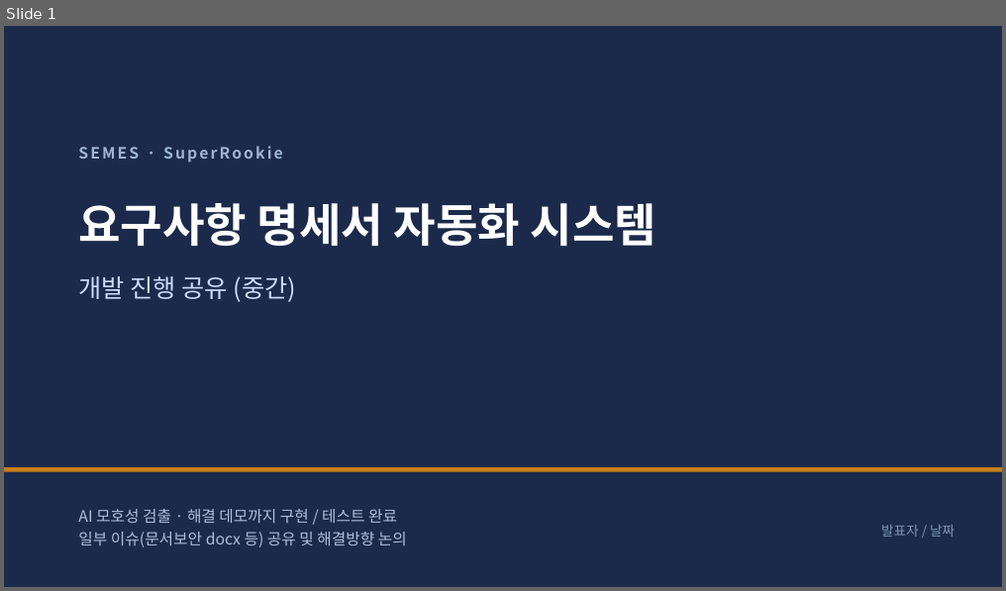
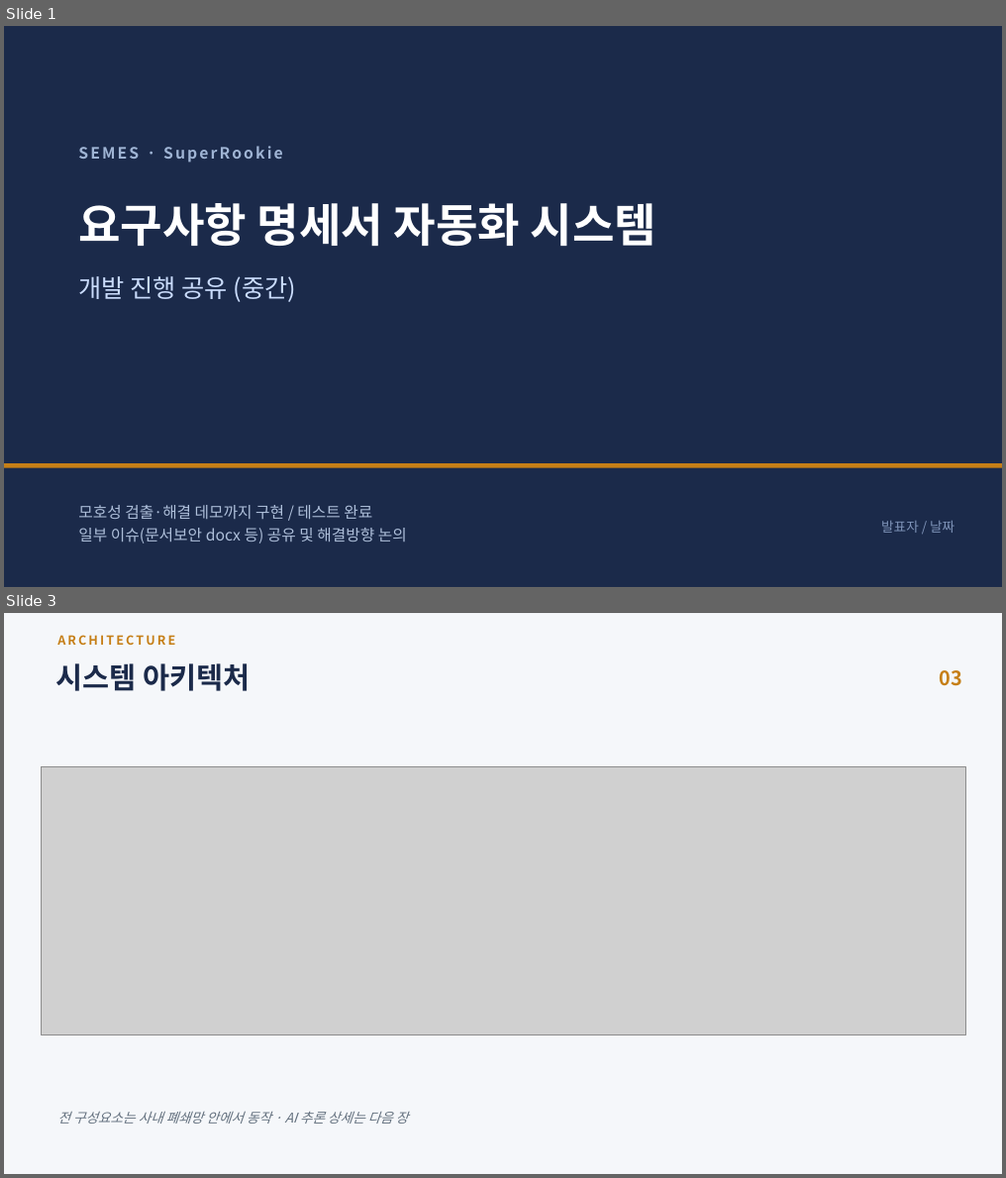
Before and after one commit to jihunhan98/semes-superrookie, a slide deck: docs/진행공유_요구사항자동화.pptx. Shown one above the other, each under a label of ours: slide 1 before the commit, slides 1 and 3 after it; the slides between them are not shown. The pictures are 1006x591 and 1006x1178 pixels, drawn with LibreOffice and Linux fonts; fonts in the diff are those of the drawing; grey boxes stand for pictures. Boxes give left, top, right and bottom in pixels: in the first picture for what was removed or moved away, otherwise in the second. Text is boxed around its words. In the diff, an @@ line names an element or a change of style, - is before the commit and + after.

```diff
--- a/docs/진행공유_요구사항자동화.pptx
+++ b/docs/진행공유_요구사항자동화.pptx
@@ slide 3 added at box(4, 613, 1002, 1174), background #F5F7FA @@
@@ text added at box(57, 635, 175, 645), 12 pt, text #C67F17, bold @@
+ARCHITECTURE
@@ text added at box(56, 663, 250, 691), 28 pt, text #1B2A4A, bold @@
+시스템 아키텍처
@@ text added at box(939, 670, 961, 686), 19 pt, text #C67F17, bold @@
+03
@@ picture added at box(42, 767, 966, 1035) @@
@@ text added at box(57, 1111, 409, 1124), 13 pt, text #63707E, italic @@
+전 구성요소는 사내 폐쇄망 안에서 동작 · AI 추론 상세는 다음 장
@@ slide 1 changed as well @@
@@ rectangle: place and size @@
-rectangle at box(4, 468, 1002, 472)
+rectangle at box(4, 464, 1002, 469)
@@ text at box(78, 505, 372, 519): text changed @@
-AI 모호성 검출 · 해결 데모까지 구현 / 테스트 완료
+모호성 검출·해결 데모까지 구현 / 테스트 완료
@@ text "발표자 / 날짜": place and size @@
-text "발표자 / 날짜" at box(881, 525, 954, 537)
+text "발표자 / 날짜" at box(881, 521, 954, 533)
```
Also in this commit, not shown: 5 other slides changed, 4 other slides added, 4 slides removed, 3 other files.
